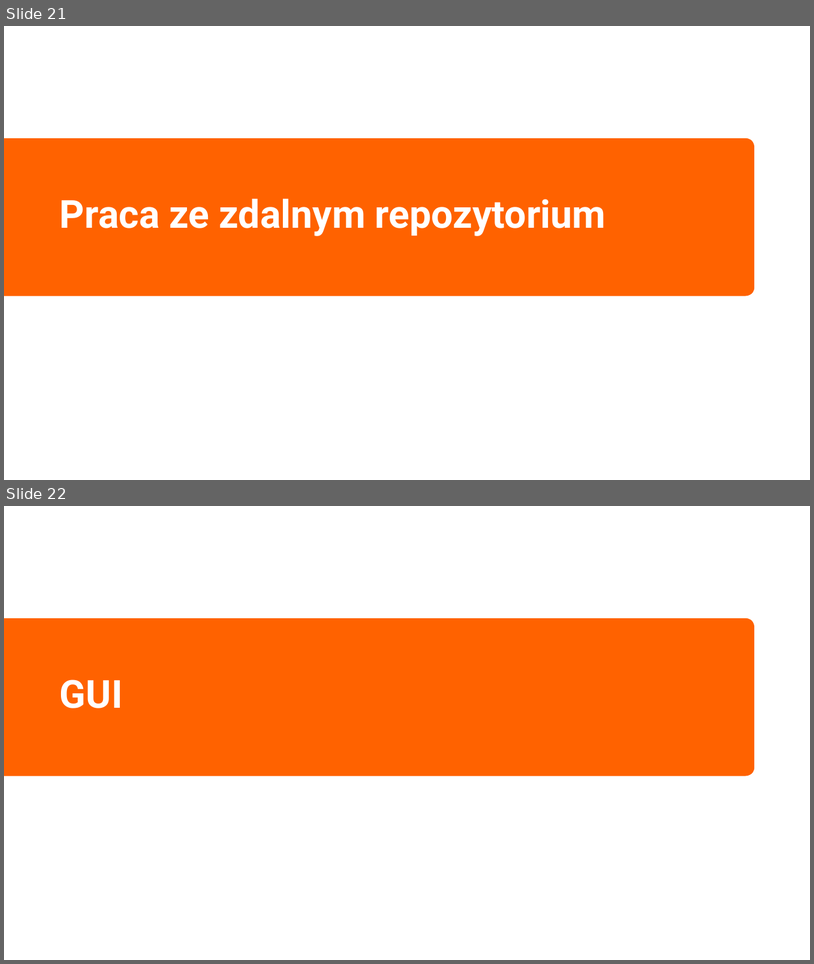
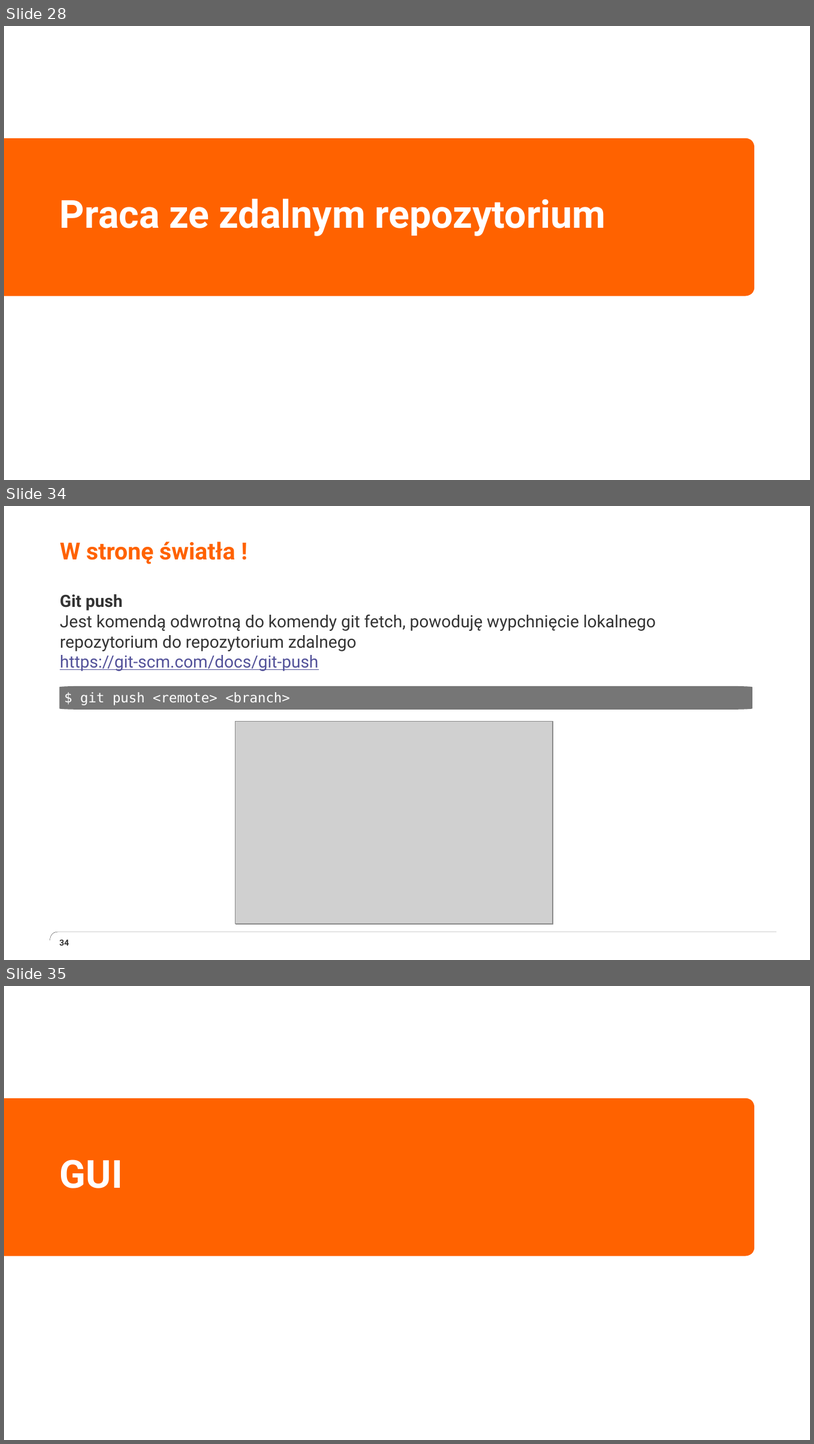
Before and after one commit to grazin/git_materialy, a slide deck: prezentacja/How git are you.pptx. Shown one above the other, each under a label of ours: slides 21 and 22 before the commit, slides 28, 34 and 35 after it; the slides between them are not shown. The pictures are 814x964 and 814x1444 pixels, drawn with LibreOffice and Linux fonts; fonts in the diff are those of the drawing; grey boxes stand for pictures; background and template pictures are left out. Boxes give left, top, right and bottom in pixels: in the first picture for what was removed or moved away, otherwise in the second. Text is boxed around its words. In the diff, an @@ line names an element or a change of style, - is before the commit and + after.

```diff
--- a/prezentacja/How git are you.pptx
+++ b/prezentacja/How git are you.pptx
@@ slide 34 added at [4, 506, 810, 960], background #FFFFFF @@
@@ title added at [60, 541, 235, 564], 28 pt, text #FF6200, bold @@
+W stronę światła !
@@ text added at [60, 594, 656, 671], 20 pt, text #333333 @@
+Git push
+  Jest komendą odwrotną do komendy git fetch, powoduję wypchnięcie lokalnego repozytorium do repozytorium zdalnego
+  https://git-scm.com/docs/git-push
@@ freeform shape added at [60, 685, 753, 709], fill #767676, 16 pt, text #FFFFFF @@
+$ git push <remote> <branch>
@@ picture added at [236, 721, 553, 924] @@
@@ picture added at [236, 721, 554, 924] @@
@@ freeform shape added at [50, 931, 777, 940], outline #333333 0.25 pt @@
@@ page number added at [59, 939, 69, 945], 10 pt, text #333333, bold @@
+34
@@ what was slide 21 is now slide 28 @@
@@ what was slide 22 is now slide 35 @@
```
Also in this commit, not shown: 16 other slides added, 1 slide removed, 8 other files.
